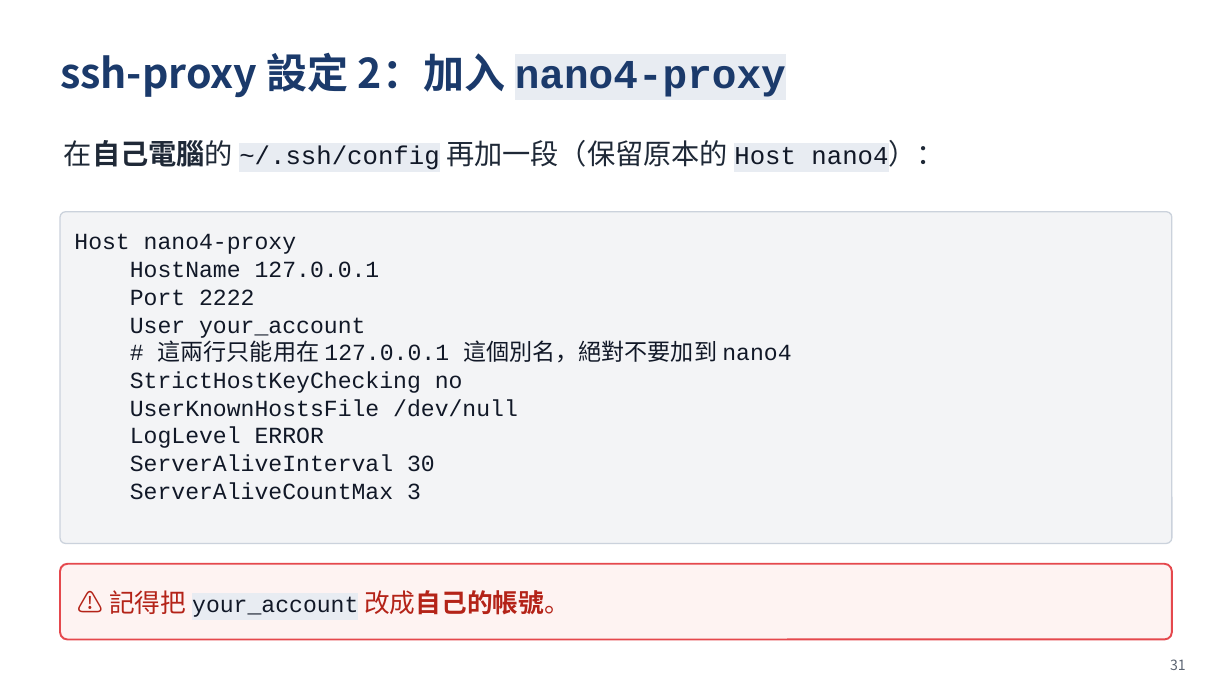
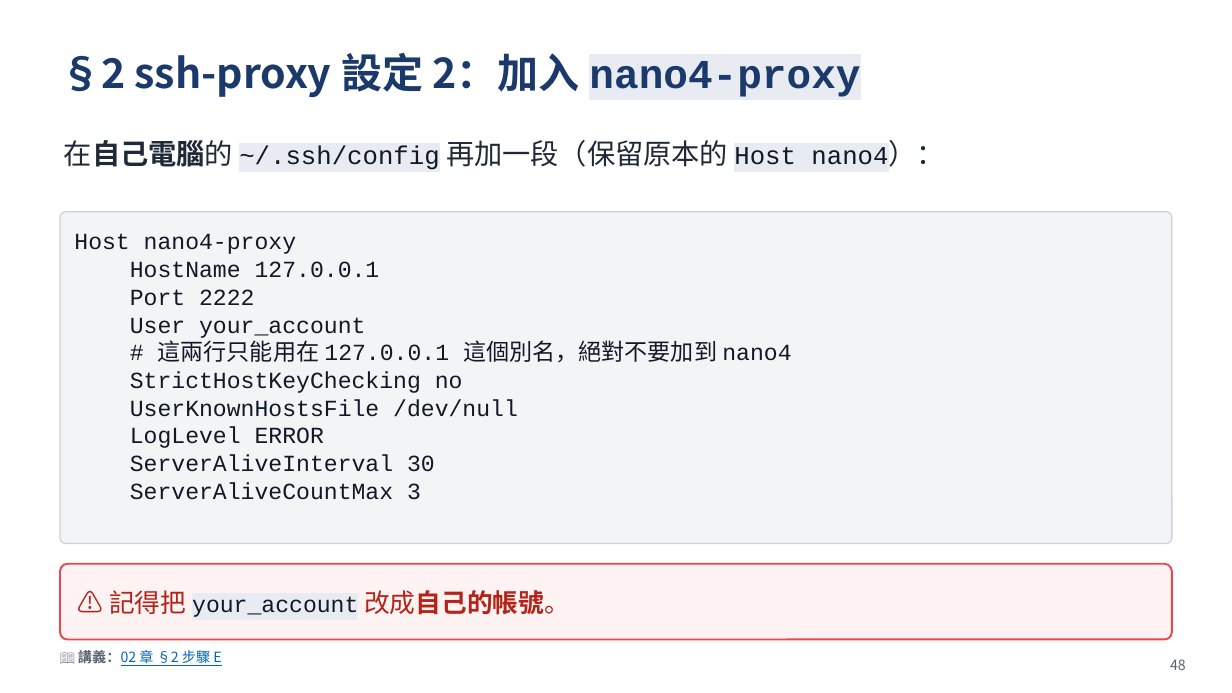
Before and after one commit to gemini960114/Nano4-Docs, a slide deck: slide 48 of slide.pptx (slide 31 before the commit). Drawn at 1232x693 pixels with LibreOffice and Linux fonts; fonts in the diff are those of the drawing. Boxes give left, top, right and bottom in pixels: in the first picture for what was removed or moved away, otherwise in the second. Text is boxed around its words. In the diff, an @@ line names an element or a change of style, - is before the commit and + after.

```diff
--- a/slide.pptx
+++ b/slide.pptx
@@ text at [60,52,860,98]: text changed @@
-ssh-proxy 設定 2：加入 nano4-proxy
+§2 ssh-proxy 設定 2：加入 nano4-proxy
@@ text added at [78,648,221,666], 11 pt, text #0563C1, underline @@
+📖 講義：02 章 §2 步驟 E
@@ text at [1170,659,1186,670]: text changed @@
-31
+48
```
Also in this commit, not shown: 51 other slides changed, 19 slides added, 1 other file.
